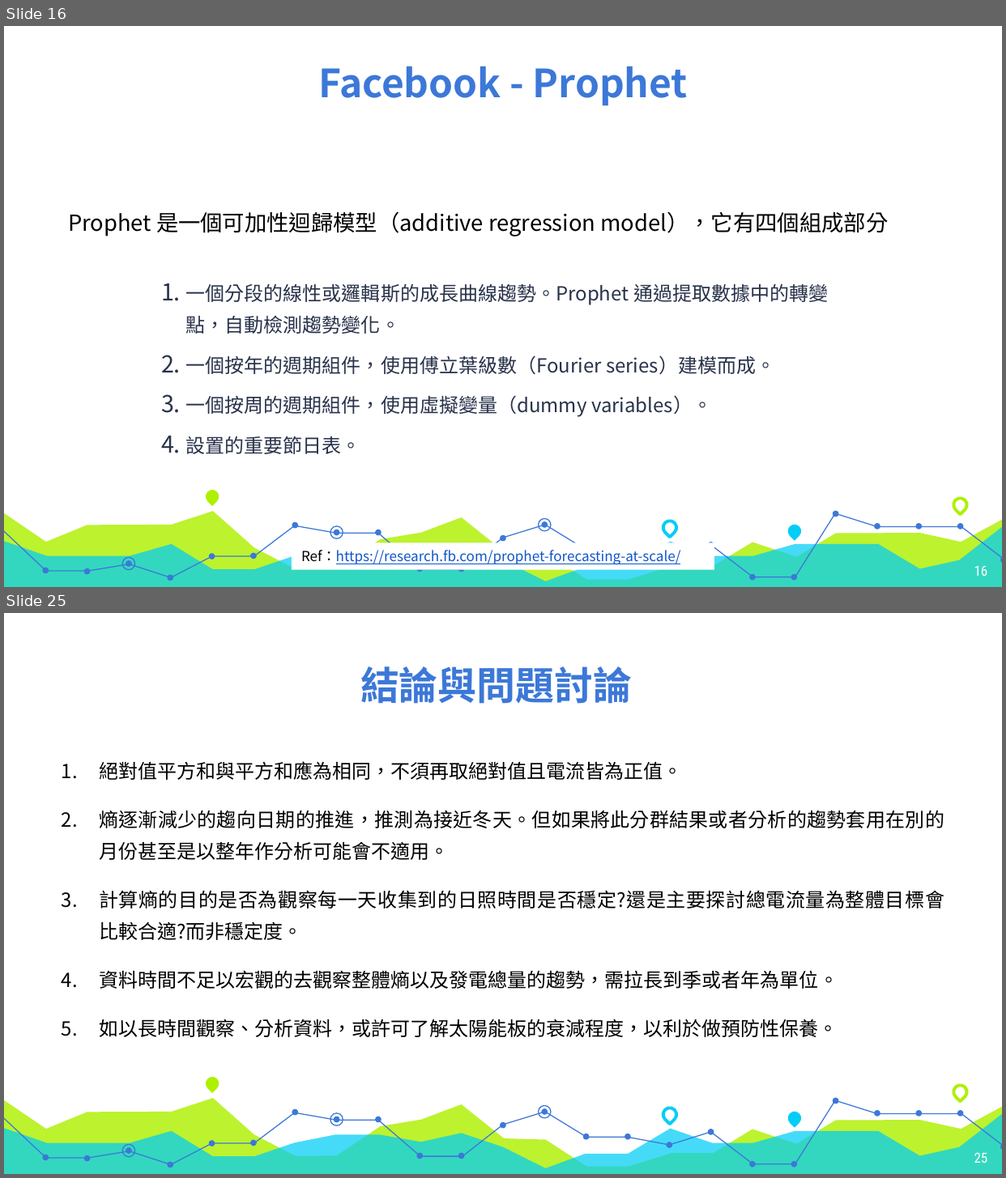
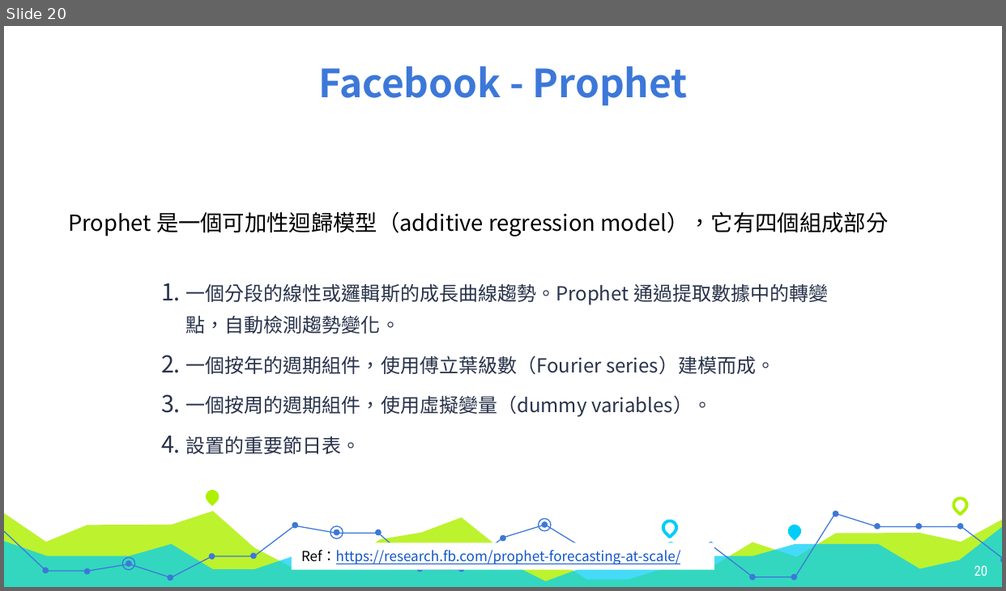
Before and after one commit to acer2265848/M5_Cathay, a slide deck: m5_report.pptx. Shown one above the other, each under a label of ours: slides 16 and 25 before the commit, slide 20 after it; the slides between them are not shown. The pictures are 1006x1178 and 1006x591 pixels, drawn with LibreOffice and Linux fonts; fonts in the diff are those of the drawing. Boxes give left, top, right and bottom in pixels: in the first picture for what was removed or moved away, otherwise in the second. Text is boxed around its words. In the diff, an @@ line names an element or a change of style, - is before the commit and + after.

```diff
--- a/m5_report.pptx
+++ b/m5_report.pptx
@@ slide 25 removed at <box>4,613,1002,1174</box>, background #FFFFFF; not listed: 33 template elements that a slide beside it also shows @@
@@ title removed at <box>360,666,632,704</box> @@
-結論與問題討論
@@ text removed at <box>99,761,944,1037</box> @@
-1. 絕對值平方和與平方和應為相同，不須再取絕對值且電流皆為正值。
-2. 熵逐漸減少的趨向日期的推進，推測為接近冬天。但如果將此分群結果或者分析的趨勢套用在別的月份甚至是以整年作分析可能會不適用。
-3. 計算熵的目的是否為觀察每一天收集到的日照時間是否穩定?還是主要探討總電流量為整體目標會比較合適?而非穩定度。
-4. 資料時間不足以宏觀的去觀察整體熵以及發電總量的趨勢，需拉長到季或者年為單位。
-5. 如以長時間觀察、分析資料，或許可了解太陽能板的衰減程度，以利於做預防性保養。
@@ ellipse removed at <box>583,1134,589,1139</box> @@
@@ ellipse removed at <box>624,1134,631,1139</box> @@
@@ ellipse removed at <box>667,1142,672,1148</box> @@
@@ page number removed at <box>974,1152,988,1163</box> @@
-25
@@ what was slide 16 is now slide 20 @@
@@ page number at <box>974,565,988,576</box>: text changed @@
-16
+20
```
Also in this commit, not shown: 8 slides changed, 8 slides added, 12 other slides removed, 7 other files.
